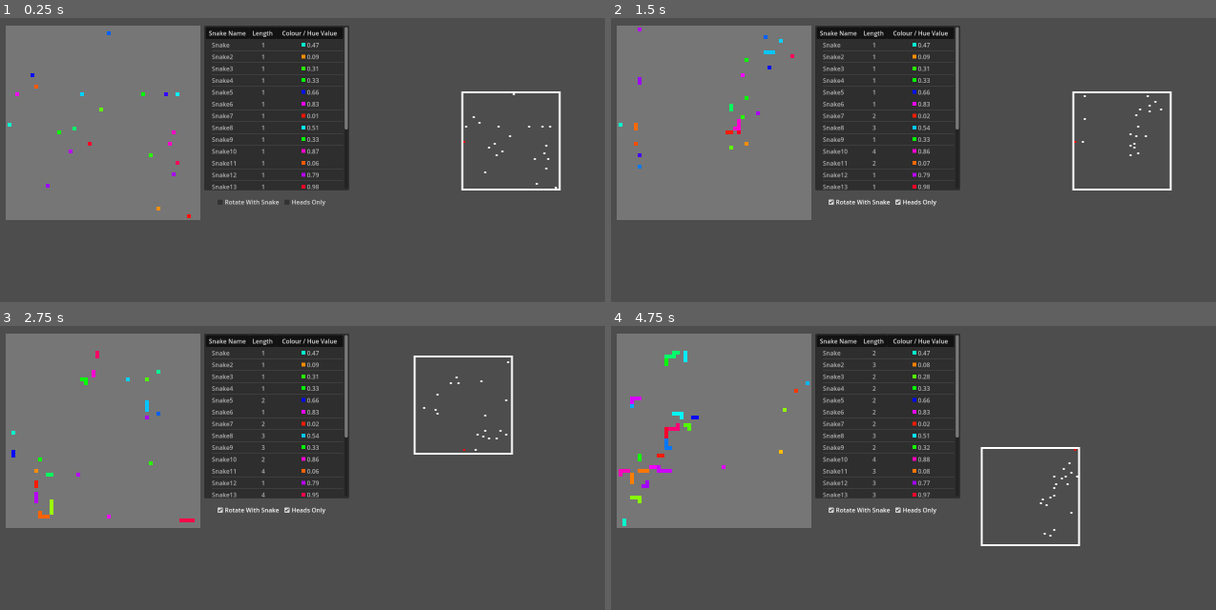
Above: before the commit, frames 1-4 (two rows, left to right).
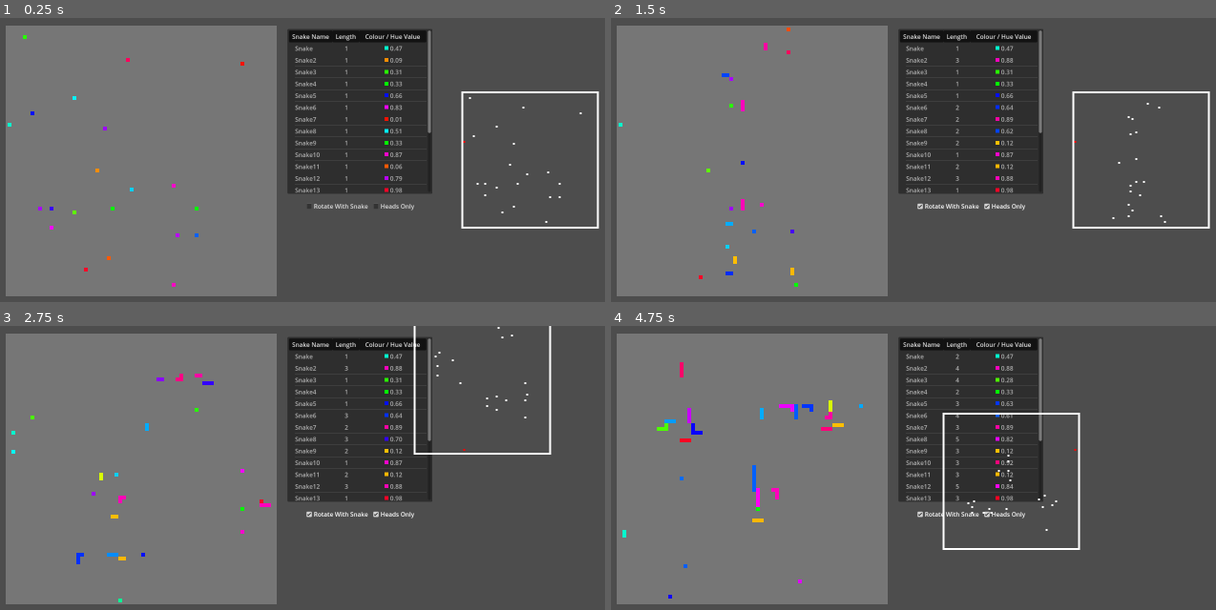
Above: after the commit, the same moments.

Repository: kwdChan/Snake-World
Game: Godot game, scene res://main.tscn
Two runs of this game, one before a commit and one after it. Both use one fixed random seed, a clock stepped at 60 frames per second and the inputs below.
Inputs:
- Up to frame 1 (0.25 s): no input
- Up to frame 2 (1.5 s): click "Rotate With Snake" at 0.5 s; click "Heads Only" at 1.25 s
- Up to frame 3 (2.75 s): hold Right (ui_right) from 2.03 s (still down)
- Up to frame 4 (4.75 s): release Right (ui_right) at 2.78 s; hold Down (ui_down) 2.78-3.53 s; hold Right (ui_right) 3.53-4.28 s; hold Up (ui_up) from 4.28 s (still down)

The runs differ from the first frame. In frame 1, 31% of the frame differs, in the area x 0-100%, y 2-98%; in frame 2, 31%; in frame 3, 31%; in frame 4, 32%, in the area x 0-78%, y 2-98%.

Commit message:
added drawing for the editor

Diff:
--- /dev/null
+++ b/WorldBoundaryEditorAppearance.gd
@@ -0,0 +1,23 @@
+@tool
+extends Polygon2D
+
+
+
+# Called when the node enters the scene tree for the first time.
+func _ready():
+
+	pass
+
+
+# Called every frame. 'delta' is the elapsed time since the previous frame.
+func _process(_delta):
+	if Engine.is_editor_hint():
+		var WORLD_PARAMS = get_node("..").WORLD_PARAMS
+
+		polygon = PackedVector2Array([
+			Vector2(0, 0),
+			Vector2((WORLD_PARAMS.SIZE_GRID.x+1)*WORLD_PARAMS.GRID_SIZE_PIX, 0),
+			(WORLD_PARAMS.SIZE_GRID + Vector2.ONE) * WORLD_PARAMS.GRID_SIZE_PIX,
+			Vector2(0, (WORLD_PARAMS.SIZE_GRID.y+1)*WORLD_PARAMS.GRID_SIZE_PIX),
+		])
+		queue_redraw()
--- a/env.gd
+++ b/env.gd
@@ -4,7 +4,7 @@
 
 # world parameters
 const WORLD_PARAMS = {
-	SIZE_GRID = Vector2(50, 50),
+	SIZE_GRID = Vector2(70, 70),
 	GRID_SIZE_PIX = 10,
 	GRID_MARGIN = 0.1
 }
@@ -45,13 +45,13 @@
 
 
 func _ready():
-
 	$SnakeSpawnTimer.set_wait_time(ECO_PARAMS.FOOD_INTERVAL)
 	$SnakeSpawnTimer.start()
 	new_snake(Vector2i(0,25)).use_action_plan(ACTION_PLANS.UserInput)
 	for i in range(ECO_PARAMS.N_SNAKE-1):
 		new_snake()
 	draw_world_boundary()
+
 
 
 func _cal_world_boundry_grids():
--- a/env.tscn
+++ b/env.tscn
@@ -1,12 +1,15 @@
-[gd_scene load_steps=2 format=3 uid="uid://g74wtsii2osk"]
+[gd_scene load_steps=3 format=3 uid="uid://g74wtsii2osk"]
 
 [ext_resource type="Script" path="res://env.gd" id="1_1xurp"]
+[ext_resource type="Script" path="res://WorldBoundaryEditorAppearance.gd" id="2_7nmy2"]
 
 [node name="Env" type="Node2D"]
 script = ExtResource("1_1xurp")
 
 [node name="WorldBoundary" type="Polygon2D" parent="."]
 color = Color(1, 1, 1, 0.231373)
+polygon = PackedVector2Array(0, 0, 510, 0, 510, 210, 0, 210)
+script = ExtResource("2_7nmy2")
 
 [node name="SnakeSpawnTimer" type="Timer" parent="."]
 
--- a/main.tscn
+++ b/main.tscn
@@ -16,10 +16,10 @@
 
 [node name="SnakeTable" type="Tree" parent="."]
 layout_mode = 0
-offset_left = 540.0
-offset_top = 20.0
-offset_right = 920.0
-offset_bottom = 452.0
+offset_left = 758.0
+offset_top = 29.0
+offset_right = 1138.0
+offset_bottom = 461.0
 focus_mode = 0
 columns = 3
 column_titles_visible = true
@@ -37,10 +37,10 @@
 script = ExtResource("2_7ybtq")
 
 [node name="VisionControl" type="HBoxContainer" parent="Vision"]
-offset_left = -644.0
-offset_top = 145.0
-offset_right = -352.0
-offset_bottom = 185.0
+offset_left = -411.0
+offset_top = 156.0
+offset_right = -119.0
+offset_bottom = 196.0
 metadata/_edit_group_ = true
 
 [node name="VisionRotate" type="CheckBox" parent="Vision/VisionControl"]
--- a/snake.gd
+++ b/snake.gd
@@ -124,7 +124,7 @@
 	var food_colour: Color = obj.get("colour")
 	if food_colour:
 
-		colour = Color.from_hsv(hue_avg(food_colour.h,  colour.h, 1, 10), 1, 1, 1)
+		colour = Color.from_hsv(hue_avg(food_colour.h,  colour.h, 1, len(nodes)), 1, 1, 1)
 
 func hue_avg(h1, h2, h1mag=1, h2mag=1):
 	var new_angle = (Vector2.from_angle(h1*TAU)*h1mag + Vector2.from_angle(h2*TAU)*h2mag).angle()
